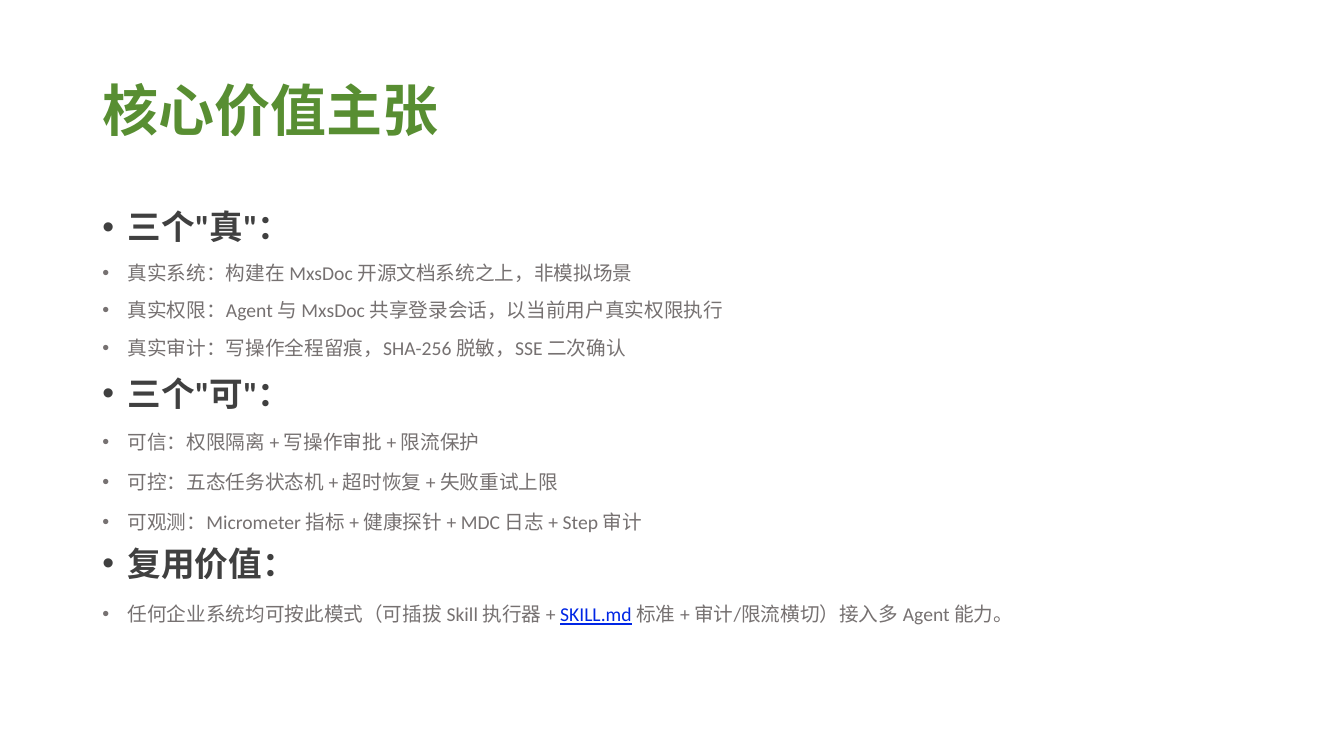
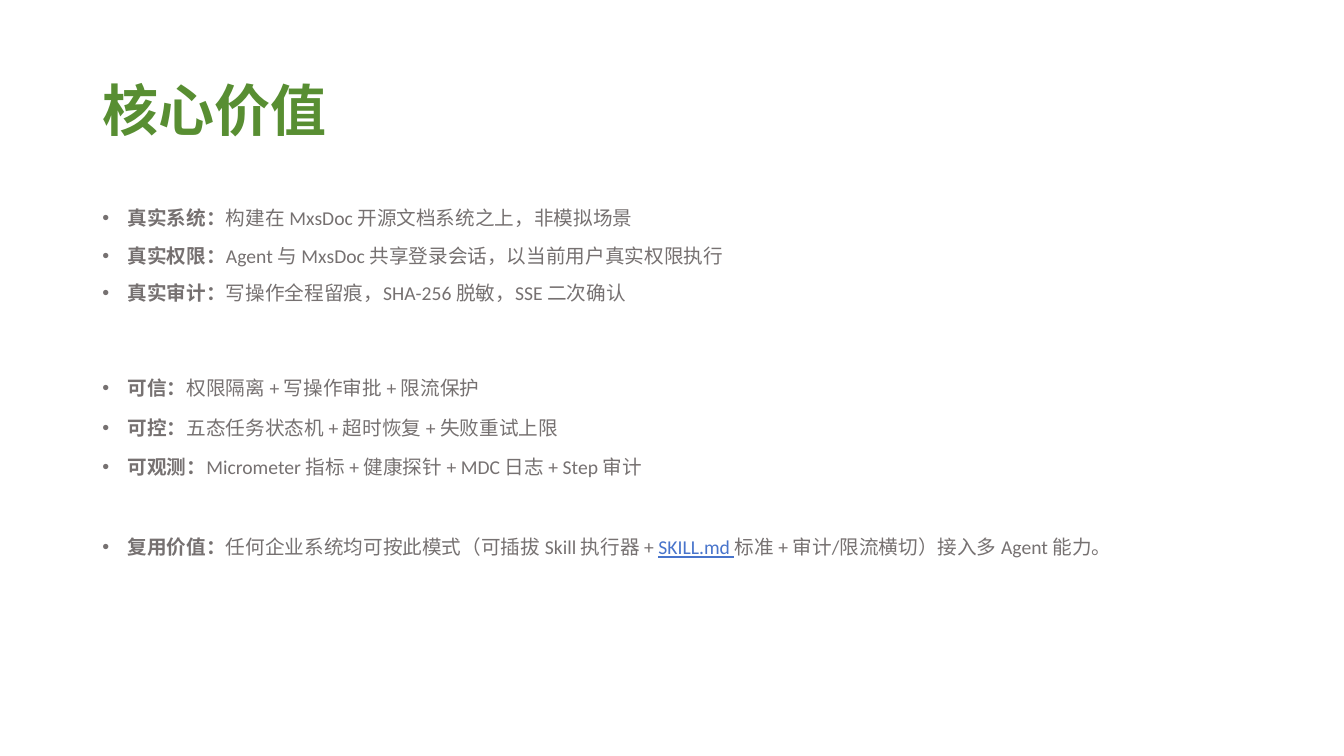
Before and after one commit to nonomal/DocSys, a slide deck: slide 3 of GOAI_MxsDoc_AI_方案PPT.pptx. Drawn at 1344x756 pixels with LibreOffice and Linux fonts; fonts in the diff are those of the drawing. Boxes give left, top, right and bottom in pixels: in the first picture for what was removed or moved away, otherwise in the second. Text is boxed around its words. In the diff, an @@ line names an element or a change of style, - is before the commit and + after.

Commit message:
【文档】GOAI初赛材料
1. 材料修改

```diff
--- a/GOAI_MxsDoc_AI_方案PPT.pptx
+++ b/GOAI_MxsDoc_AI_方案PPT.pptx
@@ title at box(102, 83, 326, 136): text changed @@
-核心价值主张
+核心价值
@@ text at box(128, 208, 723, 477): bold on in "真实系统：构建在", "真实权限：Agent", "真实审计：写操作全程留痕，SHA-256", "可信：权限隔离" and 2 more places @@
@@ text at box(128, 210, 292, 242): paragraph removed @@
-• 三个"真"：
@@ text at box(128, 377, 292, 409): paragraph removed @@
-• 三个"可"：
@@ text at box(128, 537, 1112, 558): text changed @@
-• 复用价值：
-• 任何企业系统均可按此模式（可插拔 Skill 执行器 + SKILL.md 标准 + 审计/限流横切）接入多 Agent 能力。
+• 复用价值：任何企业系统均可按此模式（可插拔 Skill 执行器 + SKILL.md 标准 + 审计/限流横切）接入多 Agent 能力。
```
Also in this commit, not shown: 4 other slides changed.
